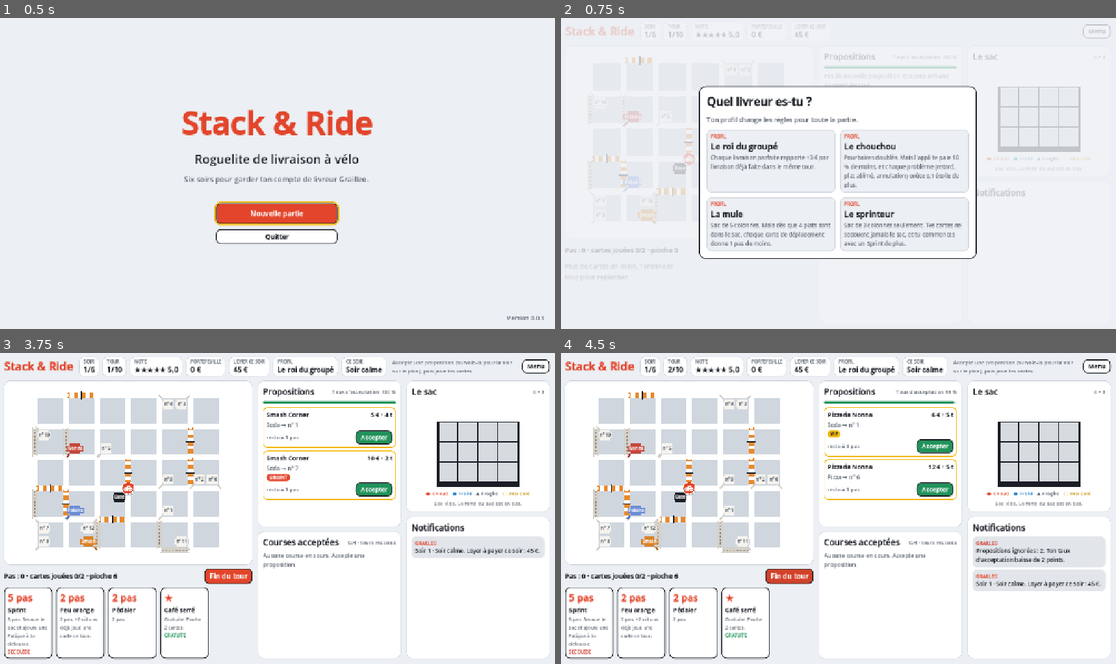
Above: before the commit, frames 1-4 (two rows, left to right).
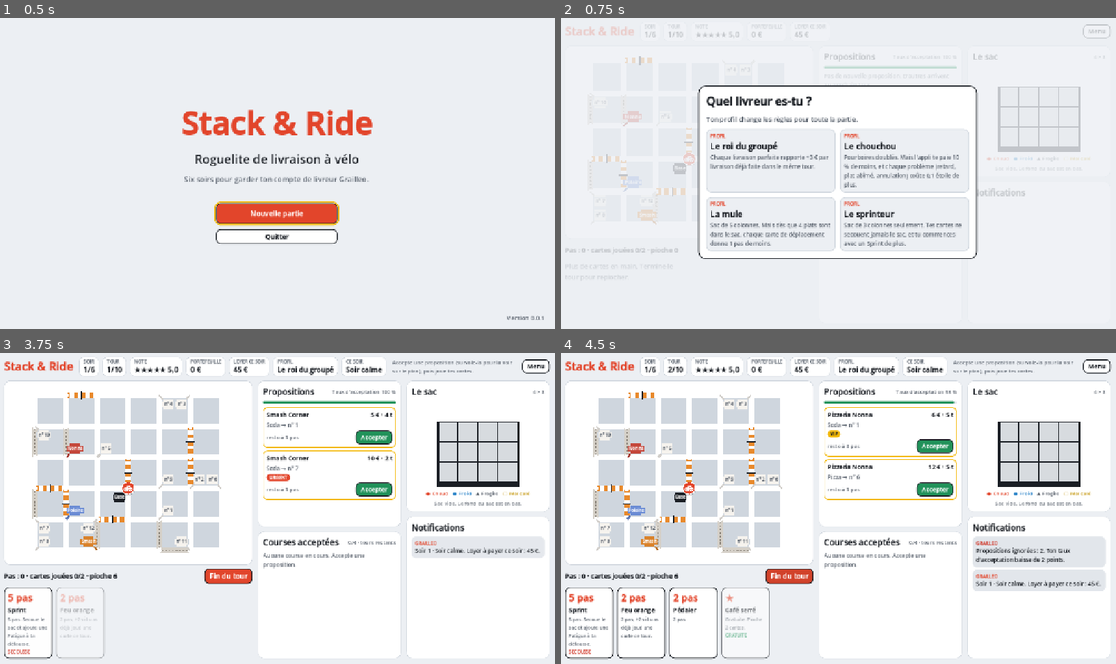
Above: after the commit, the same moments.

Repository: guillaume-petit/stack-and-ride
Game: Godot game, scene res://ui/main.tscn
The game is run twice, just before and just after one commit, with the same random seed, the same clock (stepped at 60 frames per second) and the same inputs.
Inputs (mouse positions are in pixels of both pictures, inside the frame that each line leads up to):
- Up to frame 1 (0.5 s): no input
- Up to frame 2 (0.75 s): click "Nouvelle partie" at 0.5 s
- Up to frame 3 (3.75 s): click "Menu" at 1.25 s; tap Enter at 2, 3.5 s; move the mouse to (127, 477) at 2.02 s; tap R at 2.1, 2.85, 3.6 s; click (127, 477) at 2.17 s; tap Space at 2.75 s; move the mouse to (477, 443) at 2.77 s; click (477, 443) at 2.92 s; move the mouse to (210, 496) at 3.52 s; click (210, 496) at 3.67 s
- Up to frame 4 (4.5 s): click "Fin du tour" at 4.25 s

Frame 1 is identical in both runs. In frame 2, 2.3% of the frame differs, in the area x 24-76%, y 21-78%; in frame 3, 1.1%; in frame 4, 0.3%.

Commit message:
Iteration 5b: basic animations
- The courier rides along its path; money and stars rise from the client's door.
- Dishes fall into the bag (new ones from above, others when they lose their support).
- The bag shakes with a card or a paved street.
- Counters of the top bar pulse when they change; cards are dealt at each turn; windows,
  notifications and toasts fade in.

Co-Authored-By: Claude Opus 5.5 <noreply@anthropic.com>
Claude-Session: https://claude.ai/code/session_01QMameYGXNLa9kQYb7xwK9H

Diff:
--- a/ui/game/bag_grid.gd
+++ b/ui/game/bag_grid.gd
@@ -20,6 +20,13 @@
 const COMPACT_MAX_GRID_HEIGHT := 250.0
 const GAP := 3.0
 const FLOOR := 8.0
+## A dish dropped in the bag falls from above it; dishes left without support fall too.
+const FALL_SECONDS := 0.1
+const FALL_SECONDS_PER_ROW := 0.06
+const SHAKE_SECONDS := 0.45
+## Sideways movement of a shake, in cells, and how many times the bag swings.
+const SHAKE_CELLS := 0.12
+const SHAKE_SWINGS := 4.0
 const PREVIEW_OK := Color(0.13, 0.57, 0.35, 0.55)
 const PREVIEW_BAD := Color(0.81, 0.21, 0.16, 0.55)
 
@@ -28,6 +35,14 @@
 
 ## Column under the mouse, or chosen by a first touch (-1: none).
 var _hover_column: int = -1
+## Top left cell of each dish at the last refresh, by order id, to see which ones moved.
+var _tops: Dictionary[int, Vector2i] = {}
+## Rows above its place where each falling dish started (negative), by order id.
+var _fall_from: Dictionary[int, float] = {}
+## From 0 (dishes at their start) to 1 (in place).
+var _fall: float = 1.0
+var _fall_tween: Tween
+var _shake: float = 0.0
 
 
 func _init() -> void:
@@ -41,7 +56,57 @@
 	custom_minimum_size = Vector2(bag.columns * cell, (bag.rows + 1) * cell + FLOOR) + Vector2.ONE * GAP * 2
 	if _hover_column >= bag.columns or bag.held == null:
 		_hover_column = -1
+	_start_falls()
 	queue_redraw()
+
+
+## Dishes new in the bag fall from above it, dishes that went down fall from where they were.
+func _start_falls() -> void:
+	var tops: Dictionary[int, Vector2i] = {}
+	var starts: Dictionary[int, float] = {}
+	for item in game.state.bag.items():
+		var top := _first_cell(item.cells)
+		tops[item.order_id] = top
+		# Still falling: it goes on from where it is drawn.
+		var start := _fall_offset(item.order_id)
+		if not _tops.has(item.order_id):
+			var height := 0
+			for cell in item.shape:
+				height = maxi(height, cell.y + 1)
+			start = -float(top.y + height)
+		elif _tops[item.order_id] != top:
+			start += float(_tops[item.order_id].y - top.y)
+		if start < 0.0:
+			starts[item.order_id] = start
+	_tops = tops
+	if starts.is_empty() or not is_inside_tree():
+		return
+	if _fall_tween != null:
+		_fall_tween.kill()
+	_fall_from = starts
+	var deepest := 0.0
+	for start in starts.values():
+		deepest = maxf(deepest, -start)
+	_fall = 0.0
+	_fall_tween = create_tween().set_trans(Tween.TRANS_QUAD).set_ease(Tween.EASE_IN)
+	_fall_tween.tween_method(func(value: float) -> void:
+		_fall = value
+		queue_redraw(), 0.0, 1.0, FALL_SECONDS + FALL_SECONDS_PER_ROW * deepest)
+
+
+## Rows above its place where a dish is drawn while it falls (0 once in place).
+func _fall_offset(order_id: int) -> float:
+	return _fall_from.get(order_id, 0.0) * (1.0 - _fall)
+
+
+## Shakes the bag sideways (a card or a paved street shook it).
+func shake() -> void:
+	if not is_inside_tree():
+		return
+	var tween := create_tween()
+	tween.tween_method(func(value: float) -> void:
+		_shake = sin(value * TAU * SHAKE_SWINGS) * (1.0 - value)
+		queue_redraw(), 0.0, 1.0, SHAKE_SECONDS)
 
 
 func hover_column() -> int:
@@ -98,6 +163,7 @@
 	var bag := game.state.bag
 	var cell := _cell_size()
 	var origin := _origin()
+	draw_set_transform(Vector2(_shake * SHAKE_CELLS * cell, 0))
 	var frame := Rect2(origin - Vector2.ONE * GAP, Vector2(bag.columns, bag.rows) * cell + Vector2.ONE * GAP * 2)
 	draw_rect(frame, UiStyle.INK)
 	draw_rect(Rect2(frame.position.x, frame.end.y, frame.size.x, FLOOR), UiStyle.INK)
@@ -110,7 +176,8 @@
 				Color(UiStyle.MUSTARD, 0.15))
 	var loose := bag.loose_items()
 	for item in bag.items():
-		draw_dish(self, item, item.cells, origin, cell, item in loose and not item.damaged)
+		var fall := Vector2(0, _fall_offset(item.order_id) * cell)
+		draw_dish(self, item, item.cells, origin + fall, cell, item in loose and not item.damaged)
 	_draw_preview()
 
 
--- a/ui/game/bag_view.gd
+++ b/ui/game/bag_view.gd
@@ -151,6 +151,11 @@
 	return text
 
 
+## Shakes the bag (a card or a paved street shook it).
+func shake() -> void:
+	_grid.shake()
+
+
 func _on_aside_pressed(order_id: int) -> void:
 	aside_dish_clicked.emit(order_id)
 
--- a/ui/game/city_view.gd
+++ b/ui/game/city_view.gd
@@ -10,6 +10,17 @@
 ## a second touch on the same crossroads emits crossroads_clicked.
 
 signal crossroads_clicked(crossroads: Vector2i)
+## The courier, riding, reached the next crossroads of its path (for the sound of the pedals).
+signal rode_past(crossroads: Vector2i)
+
+## A text that rises from a crossroads and fades: money earned, stars lost.
+class Floater:
+	extends RefCounted
+	var crossroads: Vector2i
+	var text: String
+	var color: Color
+	## From 0 (appears) to 1 (gone); below 0 while it waits for the courier.
+	var time: float = 0.0
 
 const MARGIN := 34.0
 ## Street width and the other sizes are relative to the distance between two crossroads.
@@ -18,6 +29,11 @@
 ## How far from a crossroads a click still selects it, relative to the spacing.
 const MOUSE_REACH := 1.0 / 3.0
 const TOUCH_REACH := 0.5
+## Seconds to ride from one crossroads to the next.
+const RIDE_STEP_SECONDS := 0.12
+const FLOAT_SECONDS := 1.4
+const FLOAT_RISE := 42.0
+const FLOAT_FONT_SIZE := 20
 
 var game: Game
 ## Crossroads to ring, e.g. the restaurant and clients of the offer under the mouse.
@@ -28,6 +44,12 @@
 ## Paths from the courier and crossroads within reach, computed once per refresh().
 var _paths: CityPaths
 var _reachable: Array[Vector2i] = []
+## The path being ridden (from the start crossroads), empty when the courier stands still.
+var _ride: Array[Vector2i] = []
+## How far along _ride the courier is drawn, in streets.
+var _ride_progress: float = 0.0
+var _ride_tween: Tween
+var _floaters: Array[Floater] = []
 
 
 func _init() -> void:
@@ -71,6 +93,73 @@
 	if what == NOTIFICATION_MOUSE_EXIT and _hovered != City.NOWHERE and not Device.touch_screen():
 		_hovered = City.NOWHERE
 		queue_redraw()
+
+
+# --- Animations -----------------------------------------------------------------------------
+
+## Seconds the ride along this many streets lasts.
+static func ride_seconds(streets: int) -> float:
+	return RIDE_STEP_SECONDS * streets
+
+
+## Shows the courier riding along the path, from its first crossroads to its last. The game has
+## already moved it: only the drawing catches up.
+func ride(path: Array[Vector2i]) -> void:
+	if not is_inside_tree() or path.size() < 2:
+		return
+	if _ride_tween != null:
+		_ride_tween.kill()
+	_ride = path
+	_ride_progress = 0.0
+	_ride_tween = create_tween()
+	_ride_tween.tween_method(_set_ride_progress, 0.0, float(path.size() - 1), ride_seconds(path.size() - 1))
+	_ride_tween.tween_callback(func() -> void:
+		_ride = []
+		queue_redraw())
+
+
+func _set_ride_progress(value: float) -> void:
+	var passed := floori(value)
+	if passed > floori(_ride_progress) and passed < _ride.size():
+		rode_past.emit(_ride[passed])
+	_ride_progress = value
+	queue_redraw()
+
+
+## A text rising from a crossroads, after delay seconds (e.g. once the courier gets there).
+func float_text(crossroads: Vector2i, text: String, color: Color, delay: float = 0.0) -> void:
+	if not is_inside_tree():
+		return
+	var floater := Floater.new()
+	floater.crossroads = crossroads
+	floater.text = text
+	floater.color = color
+	floater.time = -1.0
+	_floaters.append(floater)
+	var tween := create_tween()
+	tween.tween_interval(delay)
+	tween.tween_method(func(value: float) -> void:
+		floater.time = value
+		queue_redraw(), 0.0, 1.0, FLOAT_SECONDS)
+	tween.tween_callback(func() -> void:
+		_floaters.erase(floater)
+		queue_redraw())
+
+
+func _draw_floaters() -> void:
+	var font := UiStyle.bold_font()
+	for floater in _floaters:
+		if floater.time < 0.0:
+			continue
+		var ease_out := 1.0 - pow(1.0 - floater.time, 3)
+		var at := _point(floater.crossroads) - Vector2(0, 18 + FLOAT_RISE * ease_out)
+		var alpha := 1.0 if floater.time < 0.6 else (1.0 - floater.time) / 0.4
+		var width := font.get_string_size(floater.text, HORIZONTAL_ALIGNMENT_LEFT, -1, FLOAT_FONT_SIZE).x
+		var start := at - Vector2(width / 2, 0)
+		draw_string_outline(font, start, floater.text, HORIZONTAL_ALIGNMENT_LEFT, -1, FLOAT_FONT_SIZE, 6,
+				Color(Color.WHITE, alpha))
+		draw_string(font, start, floater.text, HORIZONTAL_ALIGNMENT_LEFT, -1, FLOAT_FONT_SIZE,
+				Color(floater.color, alpha))
 
 
 # --- Drawing --------------------------------------------------------------------------------
@@ -94,12 +183,13 @@
 	for crossroads in _reachable:
 		draw_circle(_point(crossroads), street_width * 0.75, Color(UiStyle.MUSTARD, 0.35))
 		draw_arc(_point(crossroads), street_width * 0.75, 0, TAU, 24, UiStyle.MUSTARD, 2.5, true)
-	if _hovered in _reachable:
+	if _hovered in _reachable and _ride.is_empty():
 		_draw_path(street_width)
 	for crossroads in highlighted:
 		draw_arc(_point(crossroads), street_width * 1.1, 0, TAU, 32, UiStyle.ACCENT, 3.5, true)
 	_draw_pins(street_width)
 	_draw_courier(street_width)
+	_draw_floaters()
 
 
 func _draw_street(key: Vector4i, street: City.Street, width: float) -> void:
@@ -223,6 +313,9 @@
 ## A red disc with a small bike.
 func _draw_courier(street_width: float) -> void:
 	var center := _point(game.state.courier_position)
+	if not _ride.is_empty():
+		var street := mini(floori(_ride_progress), _ride.size() - 2)
+		center = _point(_ride[street]).lerp(_point(_ride[street + 1]), _ride_progress - street)
 	var radius := maxf(street_width * 1.05, 13.0)
 	draw_circle(center + Vector2(0, 2), radius + 2, Color(0, 0, 0, 0.25))
 	draw_circle(center, radius + 2, Color.WHITE)
--- a/ui/game/feed_view.gd
+++ b/ui/game/feed_view.gd
@@ -38,6 +38,7 @@
 	panel.add_child(column)
 	_list.add_child(panel)
 	_list.move_child(panel, 0)
+	Motion.appear(panel)
 	while _list.get_child_count() > MAX_LINES:
 		var last := _list.get_child(_list.get_child_count() - 1)
 		_list.remove_child(last)
--- a/ui/game/game_screen.gd
+++ b/ui/game/game_screen.gd
@@ -54,6 +54,12 @@
 var _seen_held: bool = false
 ## Tab last opened by the screen (a TabContainer only shows it from the next frame).
 var _opened_tab := Tab.CARDS
+## History entries already shown as animations.
+var _events_shown: int = 0
+## Seconds the courier's ride lasts after the last move (what happens at the end waits for it).
+var _ride_seconds: float = 0.0
+## Kind of the window shown, to animate only a new one ("" when none).
+var _dialog_kind: String = ""
 ## start() already ran (the tests call it before _ready()).
 var _built: bool = false
 
@@ -96,6 +102,7 @@
 		return
 	for view in [_hud, _city, _hand, _offers, _orders, _bag, _feed]:
 		view.game = game
+	_events_shown = game.state.history.size()
 	refresh()
 
 
@@ -401,11 +408,16 @@
 				end.menu_pressed.connect(_to_main_menu)
 				dialog = end
 	_overlay.visible = dialog != null
+	var kind := ""
 	if dialog != null:
 		dialog.compact = compact
 		if dialog.game == null:
 			dialog.setup(game)
 		_overlay_center.add_child(dialog)
+		kind = "menu" if _menu_open else dialog.get_script().get_global_name()
+		if kind != _dialog_kind:
+			Motion.appear(dialog)
+	_dialog_kind = kind
 
 
 func _night_dialog() -> NightDialog:
@@ -438,18 +450,51 @@
 
 # --- Actions --------------------------------------------------------------------------------
 
-## After every action: a refusal goes to the feed and pops up, then everything is shown again.
+## After every action: a refusal goes to the feed and pops up, what happened is animated, then
+## everything is shown again.
 func _after(problem: Game.Problem) -> void:
 	if problem != Game.Problem.NONE:
 		_feed.add_problem(problem)
 		_toast.show_text(UiText.problem(problem))
+	_show_events()
+	_ride_seconds = 0.0
 	refresh()
+
+
+## Animates the events of the history since the last action: money that rises from the client's
+## door, a bag that shakes...
+func _show_events() -> void:
+	var state := game.state
+	for index in range(_events_shown, state.history.size()):
+		var event := state.history[index]
+		match event.kind:
+			GameEvent.Kind.DELIVERED:
+				var delivery := event.delivery
+				var text := "+" + UiText.euros(delivery.total())
+				if delivery.rating_tenths != 0:
+					text += "  " + UiText.stars_change(delivery.rating_tenths) + " ★"
+				var good := delivery.outcome == Delivery.Outcome.PERFECT
+				_city.float_text(event.order.client, text, UiStyle.OK if good else UiStyle.BAD, _ride_seconds)
+			GameEvent.Kind.CANCELLED:
+				_city.float_text(event.order.client, UiText.stars_change(event.rating_tenths) + " ★", UiStyle.BAD)
+			GameEvent.Kind.CARD_RATING_COST:
+				_city.float_text(state.courier_position, UiText.stars_change(event.rating_tenths) + " ★", UiStyle.BAD)
+			GameEvent.Kind.SHAKE, GameEvent.Kind.CRUSHED:
+				if not event.braced:
+					_bag.shake()
+	_events_shown = state.history.size()
 
 
 func _on_crossroads_clicked(crossroads: Vector2i) -> void:
 	if crossroads == game.state.courier_position:
 		return
-	_after(game.move_to(crossroads))
+	var path: Array[Vector2i] = [game.state.courier_position]
+	path.append_array(game.paths().path_to(crossroads))
+	var problem := game.move_to(crossroads)
+	if problem == Game.Problem.NONE:
+		_city.ride(path)
+		_ride_seconds = CityView.ride_seconds(path.size() - 1)
+	_after(problem)
 
 
 func _on_end_turn() -> void:
--- a/ui/game/hand_view.gd
+++ b/ui/game/hand_view.gd
@@ -13,6 +13,8 @@
 var game: Game
 
 var _row: Container
+## The cards are dealt (they appear one after the other) when the turn changes.
+var _dealt_turn: int = -1
 
 
 func _init(compact: bool = false) -> void:
@@ -37,8 +39,15 @@
 		var empty := UiStyle.paragraph(UiText.t("HAND_EMPTY"), UiStyle.FONT_SIZE, UiStyle.MUTED)
 		empty.custom_minimum_size.x = 260
 		_row.add_child(empty)
+	var turn := game.state.night * 100 + game.state.turn
+	var deal := turn != _dealt_turn and game.state.phase == GameState.Phase.PLAYING
+	if deal:
+		_dealt_turn = turn
 	for index in hand.size():
-		_row.add_child(_card(index))
+		var card := _card(index)
+		_row.add_child(card)
+		if deal:
+			Motion.appear(card, index * Motion.STAGGER, true)
 
 
 func _card(index: int) -> ClickCard:
--- a/ui/game/hud_bar.gd
+++ b/ui/game/hud_bar.gd
@@ -25,6 +25,9 @@
 
 var _compact: bool
 var _items: HBoxContainer
+## Value of each counter at the last refresh, by title: a counter that changed pulses.
+var _values: Dictionary[String, String] = {}
+var _new_values: Dictionary[String, String] = {}
 
 
 func _init(compact: bool = false) -> void:
@@ -49,6 +52,7 @@
 
 func refresh() -> void:
 	UiStyle.clear(_items)
+	_new_values = {}
 	var state := game.state
 	var config := state.config
 	var live := state.phase == GameState.Phase.PLAYING
@@ -82,6 +86,7 @@
 		for id in state.equipment:
 			names.append(UiText.name_of(state.content.equipment[id]))
 		_add(UiText.t("HUD_EQUIPMENT"), str(state.equipment.size()), UiStyle.INK, "\n".join(names))
+	_values = _new_values
 
 
 func _add(title: String, value: String, color: Color = UiStyle.INK, tooltip: String = "") -> PanelContainer:
@@ -99,6 +104,9 @@
 	column.add_child(UiStyle.label(value, UiStyle.FONT_SIZE + 1, color, true))
 	panel.add_child(column)
 	_items.add_child(panel)
+	_new_values[title] = value
+	if _values.has(title) and _values[title] != value:
+		Motion.pulse(panel)
 	return panel
 
 
--- /dev/null
+++ b/ui/style/motion.gd
@@ -0,0 +1,44 @@
+class_name Motion
+extends RefCounted
+## Small animations shared by the views: things that appear, counters that change.
+##
+## They use tweens: a Tween changes a property of a node little by little over a given time
+## (Node.create_tween()). Nothing moves outside the scene tree (the tests build the views
+## without adding them to it), and an animation never changes the game: it only shows it.
+
+## Durations in seconds.
+const APPEAR := 0.22
+const PULSE := 0.3
+const STAGGER := 0.05
+## How much a counter grows when its value changes, and a new card or window when it appears.
+const PULSE_SCALE := 1.18
+const APPEAR_SCALE := 0.92
+
+
+## Fades the control in, growing slightly from its center (or from its bottom with from_bottom).
+static func appear(control: Control, delay: float = 0.0, from_bottom: bool = false) -> void:
+	if not control.is_inside_tree():
+		return
+	control.modulate.a = 0.0
+	# The size of a control in a container is only known once the container has sorted it.
+	control.resized.connect(func() -> void: _set_pivot(control, from_bottom), CONNECT_ONE_SHOT)
+	_set_pivot(control, from_bottom)
+	control.scale = Vector2.ONE * APPEAR_SCALE
+	var tween := control.create_tween().set_parallel().set_trans(Tween.TRANS_BACK).set_ease(Tween.EASE_OUT)
+	tween.tween_property(control, "modulate:a", 1.0, APPEAR).set_delay(delay)
+	tween.tween_property(control, "scale", Vector2.ONE, APPEAR).set_delay(delay)
+
+
+## Makes a counter grow and shrink back, to show that its value changed.
+static func pulse(control: Control) -> void:
+	if not control.is_inside_tree():
+		return
+	control.resized.connect(func() -> void: _set_pivot(control, false), CONNECT_ONE_SHOT)
+	_set_pivot(control, false)
+	control.scale = Vector2.ONE * PULSE_SCALE
+	var tween := control.create_tween().set_trans(Tween.TRANS_QUAD).set_ease(Tween.EASE_OUT)
+	tween.tween_property(control, "scale", Vector2.ONE, PULSE)
+
+
+static func _set_pivot(control: Control, bottom: bool) -> void:
+	control.pivot_offset = Vector2(control.size.x / 2, control.size.y if bottom else control.size.y / 2)
--- a/ui/style/toast.gd
+++ b/ui/style/toast.gd
@@ -52,6 +52,8 @@
 	if not is_inside_tree():
 		return
 	_tween = create_tween()
+	modulate.a = 0.0
+	_tween.tween_property(self, "modulate:a", 1.0, FADE_SECONDS)
 	_tween.tween_interval(SHOW_SECONDS)
 	_tween.tween_property(self, "modulate:a", 0.0, FADE_SECONDS)
 	_tween.tween_callback(hide)
Not shown, added: ui/style/motion.gd.uid
